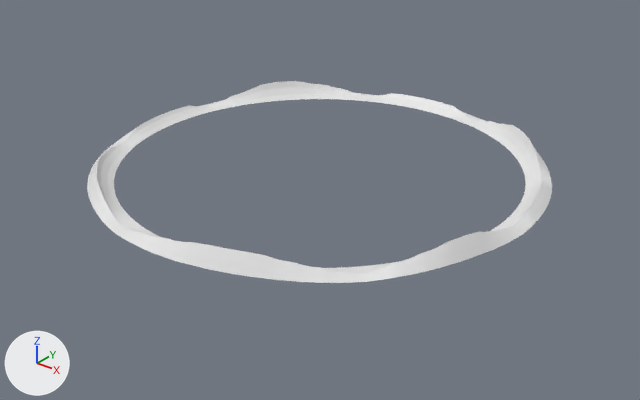
One commit to the glTF model game/assets/backgrounds/la_chutana_snes_day/mountains_3d/near_mountains_ring.glb: the scene before it, then after it.
One viewpoint serves both versions: a 50 mm camera at (2712.0, -3388.0, 1902.0) aimed at (62.0, -76.0, -152.0). The lights are fixed; the arrows at lower left show +X, +Y and +Z. The older version comes first. Materials are left out; every surface is plain grey.

Objects in the first picture: 'geometry_0'.
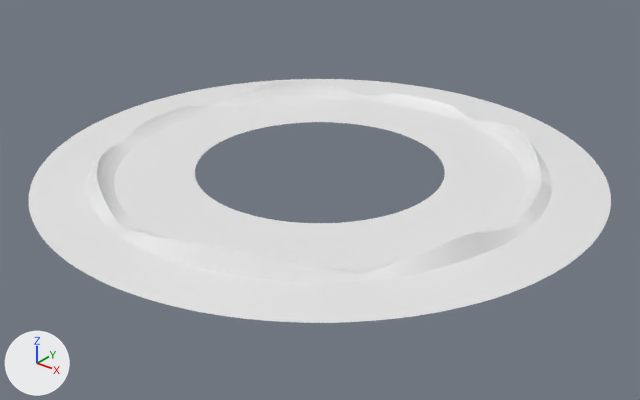
What the commit changed:
me_geometry_0 is used by ob_geometry_0; location (0.0, 0.0, 0.0).
me_geometry_0 had 3840 vertices, 6400 faces and spanned x -1204.0..1204.0, y -1204.0..1204.0, z 0.0..100.0.
me_geometry_0 now has 5760 vertices, 10240 faces and spans x -1488.0..1488.0, y -1488.0..1488.0, z 0.0..100.0.
me_geometry_0 part 1: 1920 vertices added at x -1488.0..1488.0, y -1488.0..1488.0, z 0.0.

Changed parts and their boxes (x1, y1, x2, y2) in the pictures (640 x 400 px):
'geometry_0', reshaped (25% wider, 21% taller)
    before: (87, 81, 552, 283)
    after: (29, 79, 611, 323)
part 1 of me_geometry_0, added
    after: (29, 79, 611, 323)
